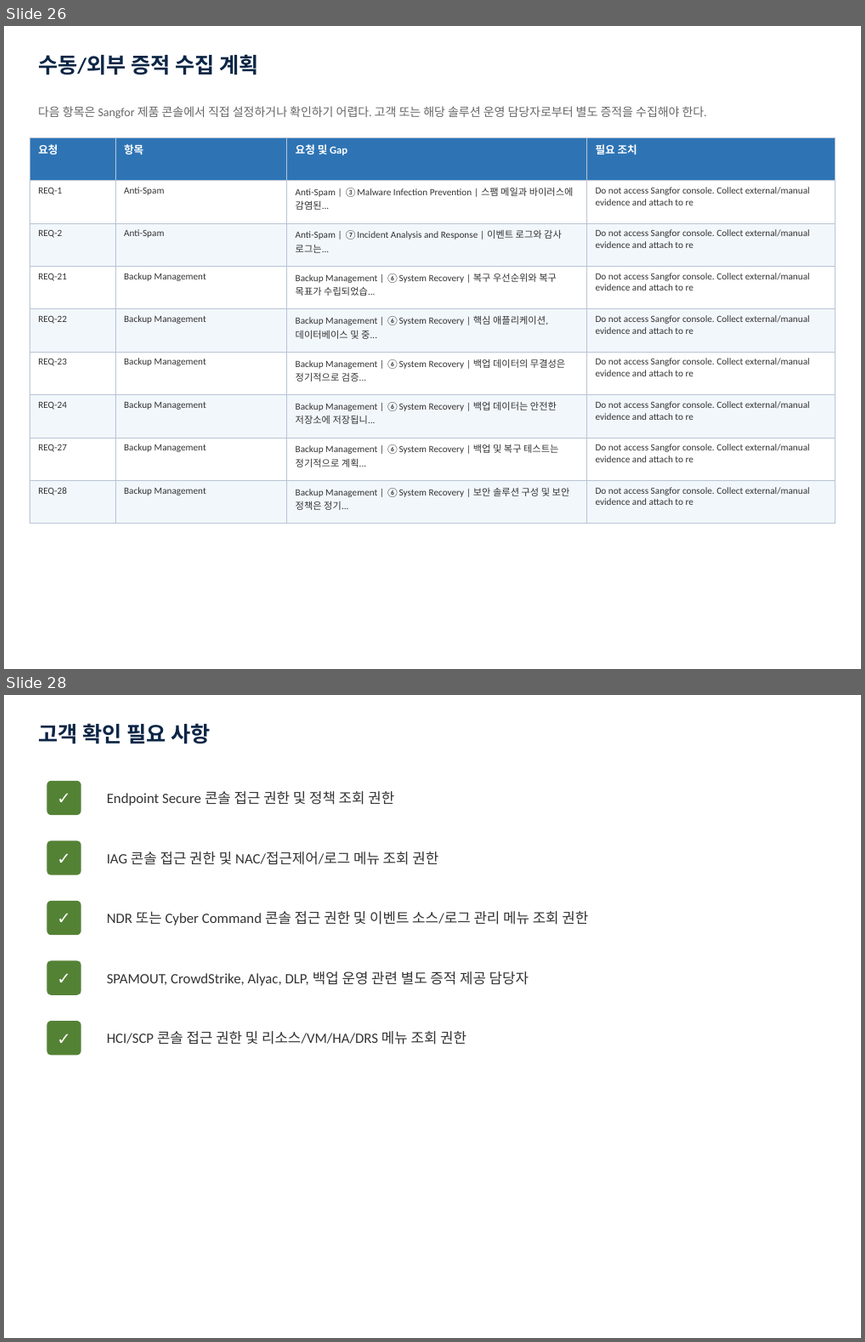
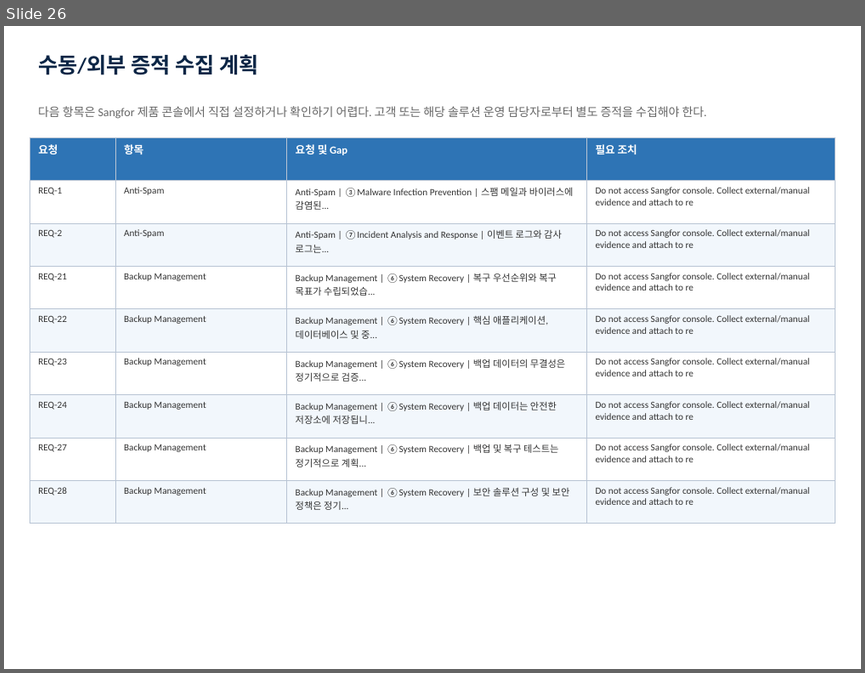
Before and after one commit to whelp99-code/whelp99-code-sangfor-engineer-mcp, a slide deck: outputs/Sangfor_설정가이드_v6_감사항목개별표시.pptx. Shown one above the other, each under a label of ours: slides 26 and 28 before the commit, slide 26 after it; the slides between them are not shown. The pictures are 865x1342 and 865x673 pixels, drawn with LibreOffice and Linux fonts; fonts in the diff are those of the drawing. Boxes give left, top, right and bottom in pixels: in the first picture for what was removed or moved away, otherwise in the second. Text is boxed around its words. In the diff, an @@ line names an element or a change of style, - is before the commit and + after.

Commit message:
feat: CC 로그인 검증 + MCP 학습 파이프라인 + 스크린샷 패키지 개선
- scripts/inspect-cc-login.ts: CC 콘솔 로그인 검증
- scripts/mcp-learning-pipeline.ts: MCP 학습 파이프라인
- scripts/sync-db.ts: DB 동기화
- packages/sangfor-chrome: Chrome CDP 개선
- packages/sangfor-screenshot: 스크린샷 패키지 개선
- outputs: 종합 메뉴얼 DOCX/PPTX 업데이트

```diff
--- a/outputs/Sangfor_설정가이드_v6_감사항목개별표시.pptx
+++ b/outputs/Sangfor_설정가이드_v6_감사항목개별표시.pptx
@@ slide 28 removed at <box>4,695,861,1338</box>, background #FFFFFF @@
@@ text removed at <box>38,723,210,744</box> @@
-고객 확인 필요 사항
@@ rounded rectangle removed at <box>46,781,81,815</box> @@
@@ text removed at <box>46,781,81,815</box> @@
-✓
@@ text removed at <box>107,791,394,805</box> @@
-Endpoint Secure 콘솔 접근 권한 및 정책 조회 권한
@@ rounded rectangle removed at <box>46,840,81,875</box> @@
@@ text removed at <box>46,840,81,875</box> @@
-✓
@@ text removed at <box>107,851,438,865</box> @@
-IAG 콘솔 접근 권한 및 NAC/접근제어/로그 메뉴 조회 권한
@@ rounded rectangle removed at <box>46,901,81,935</box> @@
@@ text removed at <box>46,901,81,935</box> @@
-✓
@@ text removed at <box>107,911,588,925</box> @@
-NDR 또는 Cyber Command 콘솔 접근 권한 및 이벤트 소스/로그 관리 메뉴 조회 권한
@@ rounded rectangle removed at <box>46,960,81,995</box> @@
@@ text removed at <box>46,960,81,995</box> @@
-✓
@@ text removed at <box>107,971,528,986</box> @@
-SPAMOUT, CrowdStrike, Alyac, DLP, 백업 운영 관련 별도 증적 제공 담당자
@@ rounded rectangle removed at <box>46,1021,81,1055</box> @@
@@ text removed at <box>46,1021,81,1055</box> @@
-✓
@@ text removed at <box>107,1031,466,1044</box> @@
-HCI/SCP 콘솔 접근 권한 및 리소스/VM/HA/DRS 메뉴 조회 권한
```
Also in this commit, not shown: 21 slides changed, 1 other slide removed, 9 other files.
